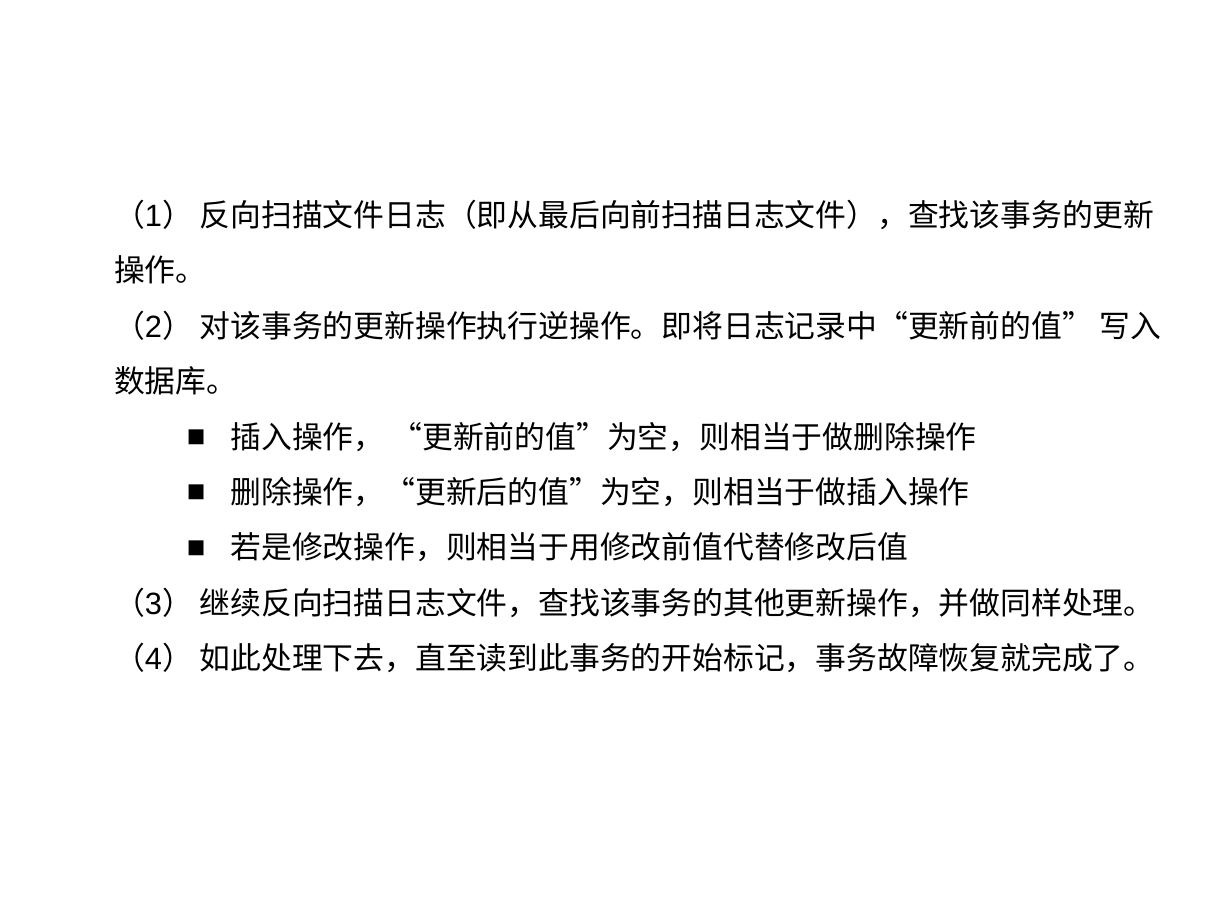
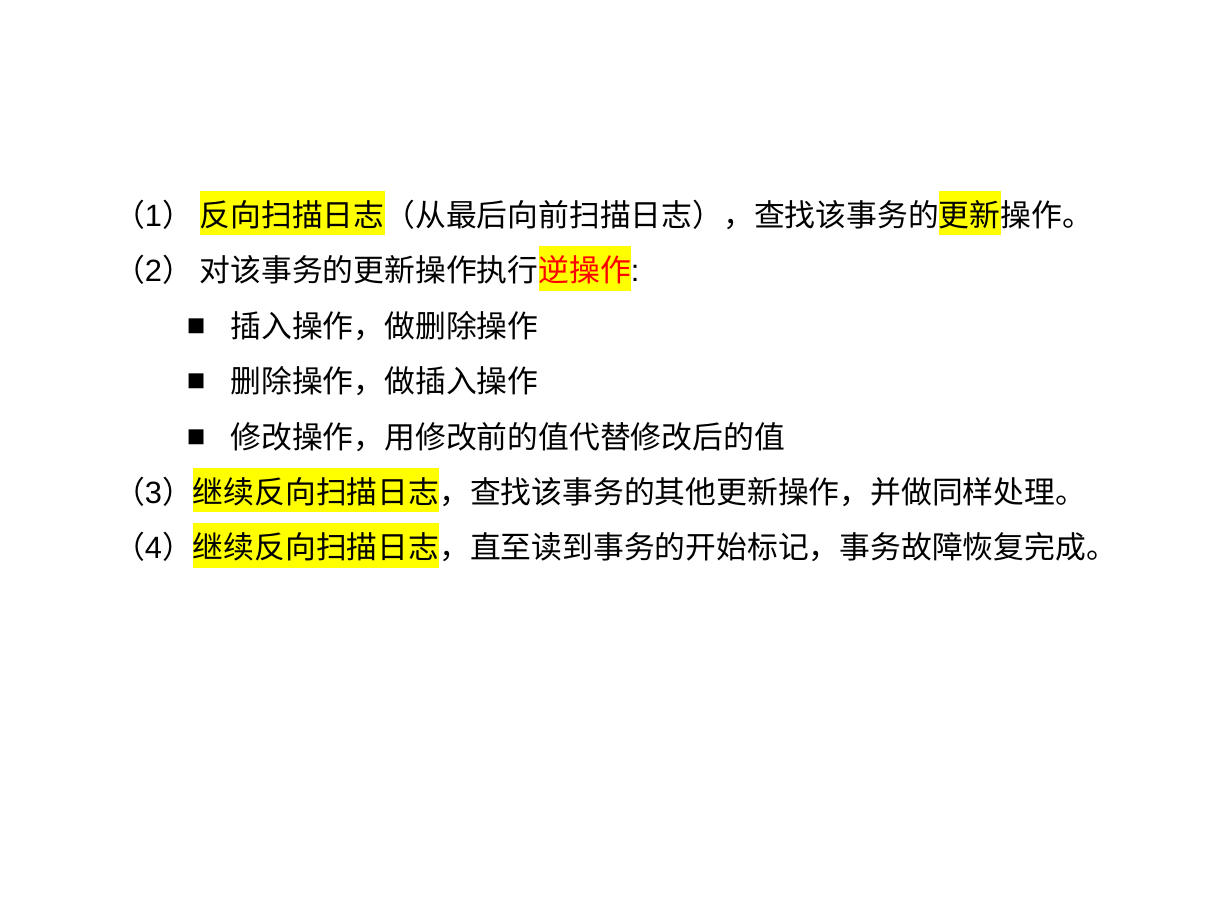
Before and after one commit to HBU/DataBase, a slide deck: slide 48 of PPT/PPT2020/DB第10章.pptx (slide 49 before the commit). Drawn at 1232x924 pixels with LibreOffice and Linux fonts; fonts in the diff are those of the drawing; background and template pictures are left out. Boxes give left, top, right and bottom in pixels: in the first picture for what was removed or moved away, otherwise in the second. Text is boxed around its words. In the diff, an @@ line names an element or a change of style, - is before the commit and + after.

```diff
--- a/PPT/PPT2020/DB第10章.pptx
+++ b/PPT/PPT2020/DB第10章.pptx
@@ text at bbox=[114, 195, 1117, 567]: text changed @@
-（1） 反向扫描文件日志（即从最后向前扫描日志文件），查找该事务的更新操作。
-（2） 对该事务的更新操作执行逆操作。即将日志记录中“更新前的值” 写入数据库。
-  ■ 插入操作， “更新前的值”为空，则相当于做删除操作
-  ■ 删除操作，“更新后的值”为空，则相当于做插入操作
-  ■ 若是修改操作，则相当于用修改前值代替修改后值
-（3） 继续反向扫描日志文件，查找该事务的其他更新操作，并做同样处理。
-（4） 如此处理下去，直至读到此事务的开始标记，事务故障恢复就完成了。
+（1） 反向扫描日志（从最后向前扫描日志），查找该事务的更新操作。
+（2） 对该事务的更新操作执行逆操作:
+  ■ 插入操作，做删除操作
+  ■ 删除操作，做插入操作
+  ■ 修改操作，用修改前的值代替修改后的值
+（3）继续反向扫描日志，查找该事务的其他更新操作，并做同样处理。
+（4）继续反向扫描日志，直至读到事务的开始标记，事务故障恢复完成。
```
Also in this commit, not shown: 36 other slides changed, 2 slides removed, 7 other files.
